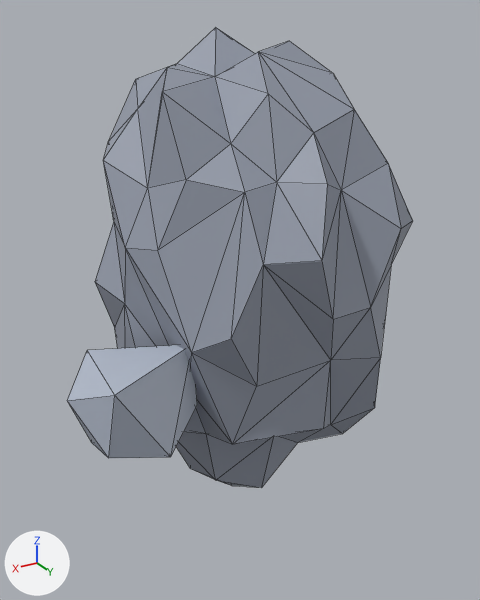
The glTF model game/isla-ancestral/assets/3d/baja/15-Recursos_roca_pedernal.glb, before and after one commit.
Camera for both pictures: a 50 mm lens placed at (2.57, 4.18, 3.75), pointed at (0.15, 0.14, 1.73). The axes (+X, +Y, +Z) are drawn at lower left. The lights are the same throughout. The older version comes first. Mesh edges are drawn as thin lines. Vertices at exactly the same position are counted once.

The older version as bpy lines, for what is in view:
```python
me_sm_roca_m_pedernal_001 = bpy.data.meshes.new('SM_Roca_M_Pedernal.001')
me_sm_roca_m_pedernal_001.from_pydata(...)  # 114 vertices, 224 faces; spans x -1.21..1.11, y -1.09..1.18, z -0.96..2.66
me_sm_roca_m_pedernal_001.materials.append(mat_mat_pedernal)  # grey #959baa
me_sm_roca_m_pedernal_c_001 = bpy.data.meshes.new('SM_Roca_M_Pedernal_C.001')
me_sm_roca_m_pedernal_c_001.from_pydata(...)  # 9 vertices, 14 faces; spans x 0.791..1.628, y 0.063..0.902, z 0.01..0.744
me_sm_roca_m_pedernal_c_001.materials.append(mat_mat_pedernal_c)  # light grey #b3bccb
ob_sm_roca_m_pedernal = bpy.data.objects.new('SM_Roca_M_Pedernal', me_sm_roca_m_pedernal_001)
ob_sm_roca_m_pedernal.location = (0.0, 0.0, 1.008)
ob_sm_roca_m_pedernal_c = bpy.data.objects.new('SM_Roca_M_Pedernal_C', me_sm_roca_m_pedernal_c_001)
ob_sm_roca_m_pedernal_c.location = (0.0, 0.0, 1.008)
```
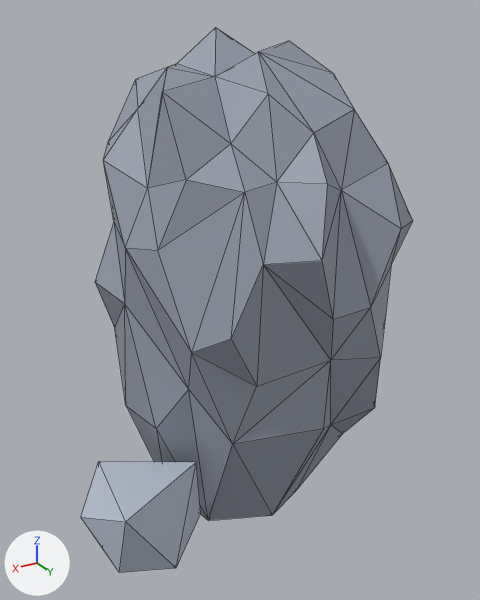
Where the newer file only moved an object's origin or applied its transform, the numbers keep the older frame.

Where the change shows, as pixel boxes (x1, y1, x2, y2) in the pictures (480 x 600 px; the box of a moved part takes in the faces that stretch with it):
'SM_Roca_M_Pedernal', reshaped (7% taller): before (95, 28, 413, 487); after (95, 28, 413, 521)
'SM_Roca_M_Pedernal_C', moved: before (67, 345, 197, 458); after (81, 461, 201, 573)
part 1 of me_sm_roca_m_pedernal_001, moved or reshaped: before (176, 400, 343, 487); after (126, 390, 343, 521)

Patch to the scene script:
```diff
--- a/game/isla-ancestral/assets/3d/baja/15-Recursos_roca_pedernal.glb.py
+++ b/game/isla-ancestral/assets/3d/baja/15-Recursos_roca_pedernal.glb.py
@@ me_sm_roca_m_pedernal_001 @@
 me_sm_roca_m_pedernal_001.from_pydata(...)  # 114 vertices, 224 faces; spans x -1.21..1.11, y -1.09..1.18, z -0.96..2.66
 # used by ob_sm_roca_m_pedernal; location = (0.0, 0.0, 1.008)
-me_sm_roca_m_pedernal_001.vertices[4].co = (-0.1, -0.29, -0.91)
-me_sm_roca_m_pedernal_001.vertices[5].co = (0.23, -0.17, -0.8)
-me_sm_roca_m_pedernal_001.vertices[6].co = (0.4, -0.31, -0.34)
-me_sm_roca_m_pedernal_001.vertices[14].co = (0.51, 0.37, -0.67)  # pixel (215, 480)
-me_sm_roca_m_pedernal_001.vertices[15].co = (0.63, 0.46, -0.14)  # pixel (206, 433)
-me_sm_roca_m_pedernal_001.vertices[18].co = (-0.3, 0.0, -0.87)
-me_sm_roca_m_pedernal_001.vertices[22].co = (-0.17, 0.53, -0.47)  # pixel (297, 442)
-me_sm_roca_m_pedernal_001.vertices[23].co = (-0.05, 0.13, -0.63)
-me_sm_roca_m_pedernal_001.vertices[106].co = (0.17, 0.52, -0.78)  # pixel (261, 487)
-me_sm_roca_m_pedernal_001.vertices[107].co = (0.16, 0.67, -0.19)
-me_sm_roca_m_pedernal_001.vertices[109].co = (-0.41, 0.24, -0.49)
-me_sm_roca_m_pedernal_001.vertices[111].co = (0.74, -0.1, -0.35)
-me_sm_roca_m_pedernal_001.vertices[112].co = (0.55, 0.0, -0.79)  # pixel (190, 468)
+# me_sm_roca_m_pedernal_001 part 1
+me_sm_roca_m_pedernal_001.vertices[4].co = (-0.1, -0.29, -0.96)
+me_sm_roca_m_pedernal_001.vertices[5].co = (0.23, -0.17, -0.96)
+me_sm_roca_m_pedernal_001.vertices[6].co = (0.4, -0.31, -0.96)
+me_sm_roca_m_pedernal_001.vertices[14].co = (0.51, 0.37, -0.96)
+me_sm_roca_m_pedernal_001.vertices[15].co = (0.63, 0.46, -0.96)  # pixel (208, 520)
+me_sm_roca_m_pedernal_001.vertices[18].co = (-0.3, 0.0, -0.96)
+me_sm_roca_m_pedernal_001.vertices[22].co = (-0.17, 0.53, -0.96)  # pixel (295, 491)
+me_sm_roca_m_pedernal_001.vertices[23].co = (-0.05, 0.13, -0.96)
+me_sm_roca_m_pedernal_001.vertices[106].co = (0.17, 0.52, -0.96)
+me_sm_roca_m_pedernal_001.vertices[107].co = (0.16, 0.67, -0.96)  # pixel (272, 515)
+me_sm_roca_m_pedernal_001.vertices[109].co = (-0.41, 0.24, -0.96)
+me_sm_roca_m_pedernal_001.vertices[111].co = (0.74, -0.1, -0.96)
+me_sm_roca_m_pedernal_001.vertices[112].co = (0.55, 0.0, -0.96)
 me_sm_roca_m_pedernal_001.materials.append(mat_mat_pedernal)
@@ me_sm_roca_m_pedernal_c_001 @@
 # used by ob_sm_roca_m_pedernal_c; location = (0.0, 0.0, 1.008)
-me_sm_roca_m_pedernal_c_001.from_pydata(...)  # 9 vertices, 14 faces; spans x 0.791..1.628, y 0.063..0.902, z 0.01..0.744
+me_sm_roca_m_pedernal_c_001.from_pydata(...)  # 9 vertices, 14 faces; spans x 0.791..1.628, y 0.063..0.902, z 0.072..0.806
+# me_sm_roca_m_pedernal_c_001 part 2: the whole mesh is moved by (0.0, 0.0, 0.062)
 me_sm_roca_m_pedernal_c_001.materials.append(mat_mat_pedernal_c)
@@ ob_sm_roca_m_pedernal_c @@
 ob_sm_roca_m_pedernal_c = bpy.data.objects.new('SM_Roca_M_Pedernal_C', me_sm_roca_m_pedernal_c_001)
-ob_sm_roca_m_pedernal_c.location = (0.0, 0.0, 1.008)
+ob_sm_roca_m_pedernal_c.location = (0.0, 0.0, 0.0)
```
